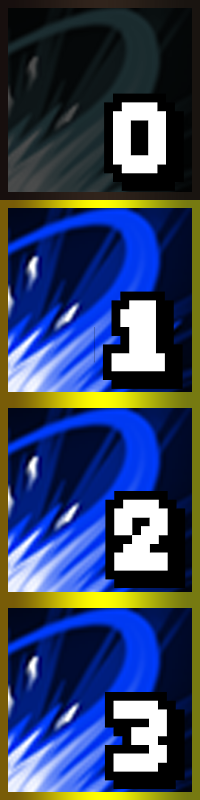
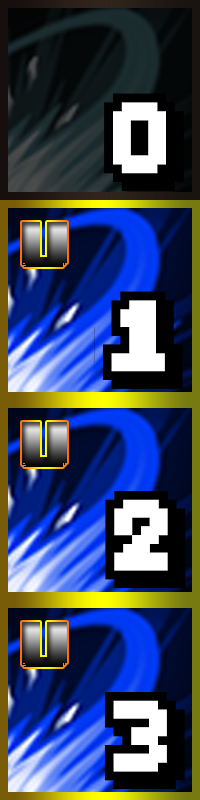
Layer changes from the first 200px x 800px image to the second:
added layer "Layer 10 copy 2" above "Layer 10 copy" over [22, 622, 67, 667]
added layer "Layer 10 copy" above "Layer 10" over [22, 422, 67, 467]
added layer "Layer 10" above "Layer 9" over [22, 222, 67, 267]
